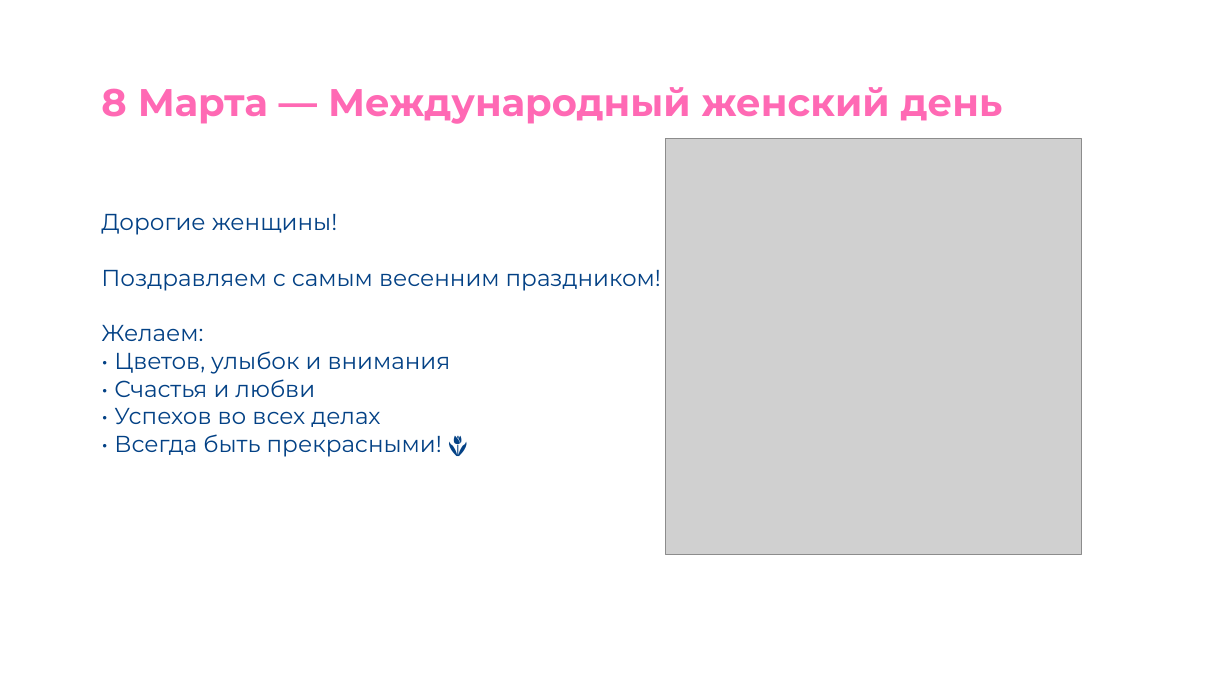
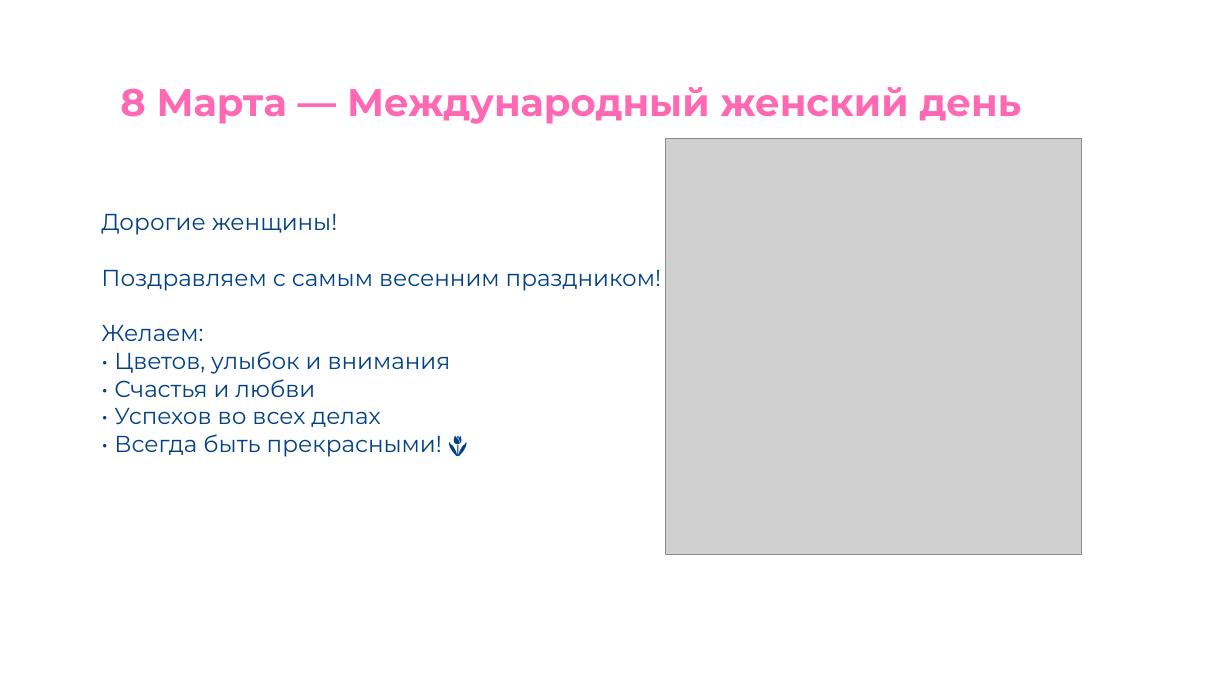
Before and after one commit to ChromeApe/dem.github.io, a slide deck: slide 5 of Prezent 2026.pptx (slide 7 before the commit). Drawn at 1232x693 pixels with LibreOffice and Linux fonts; fonts in the diff are those of the drawing; grey boxes stand for pictures; background and template pictures are left out. Boxes give left, top, right and bottom in pixels: in the first picture for what was removed or moved away, otherwise in the second. Text is boxed around its words. In the diff, an @@ line names an element or a change of style, - is before the commit and + after.

```diff
--- a/Prezent 2026.pptx
+++ b/Prezent 2026.pptx
@@ text "8 Марта — Международный женский ...": place and size @@
-text "8 Марта — Международный женский ..." at [101,87,1003,124]
+text "8 Марта — Международный женский ..." at [120,87,1022,124]
```
Also in this commit, not shown: 10 other slides changed, 1 slide added, 2 slides removed.
